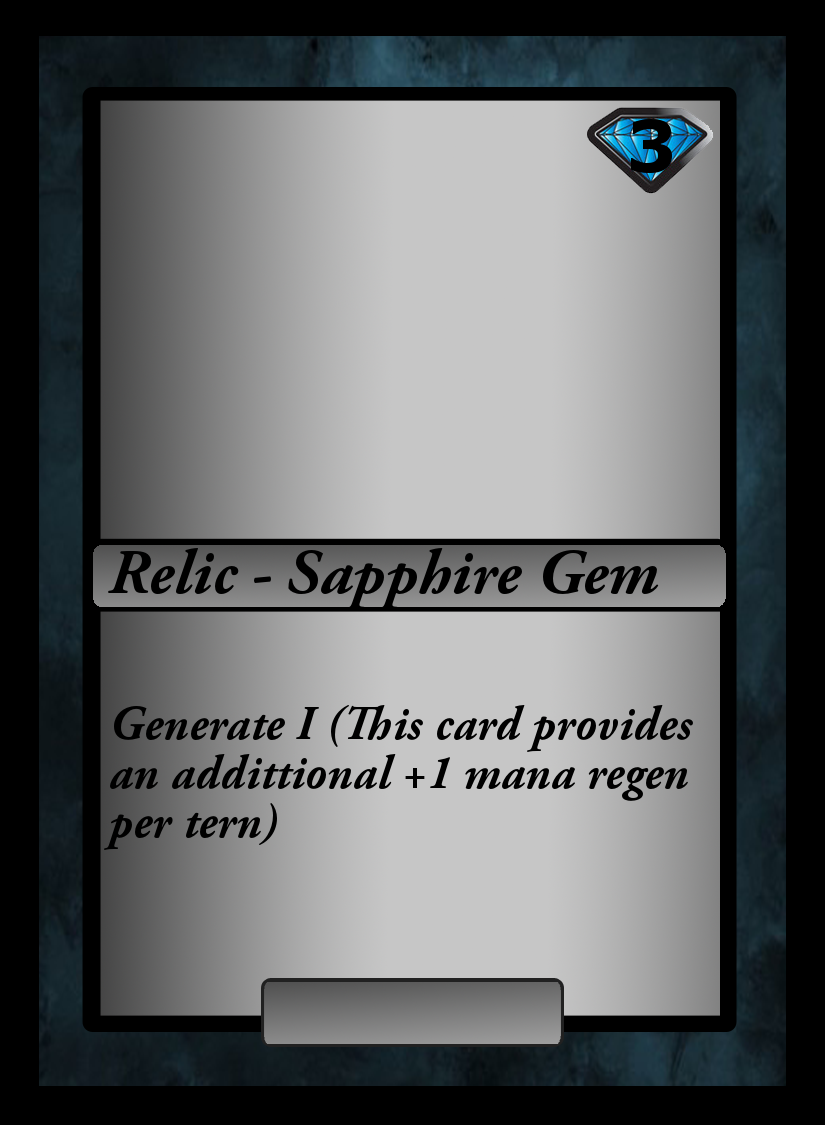
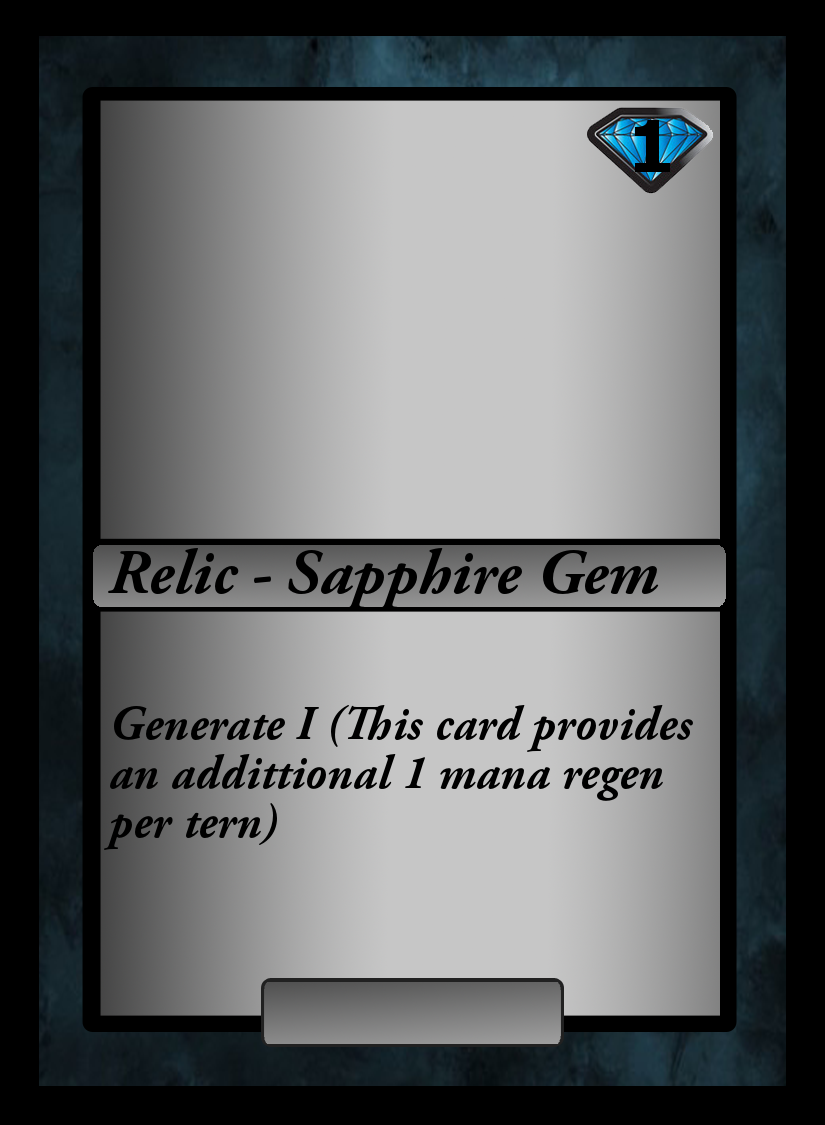
Layered file, before and after one edit (825x1125). Changes by layer:
renamed "3" to "1", painted on it over [631, 119, 672, 173]
painted on "..." over [405, 757, 688, 801]
